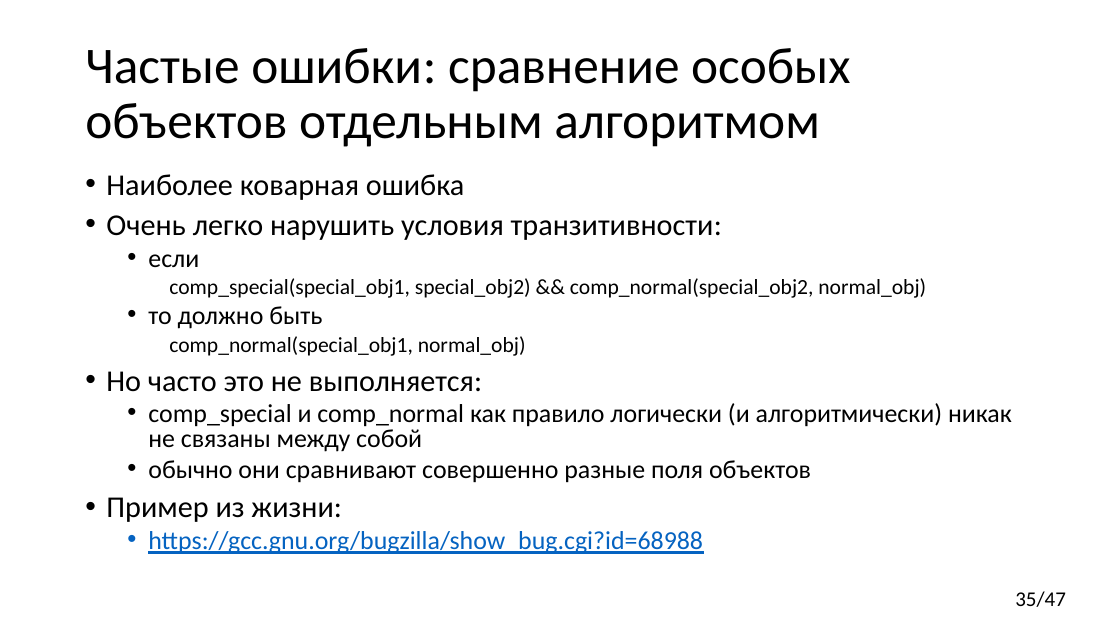
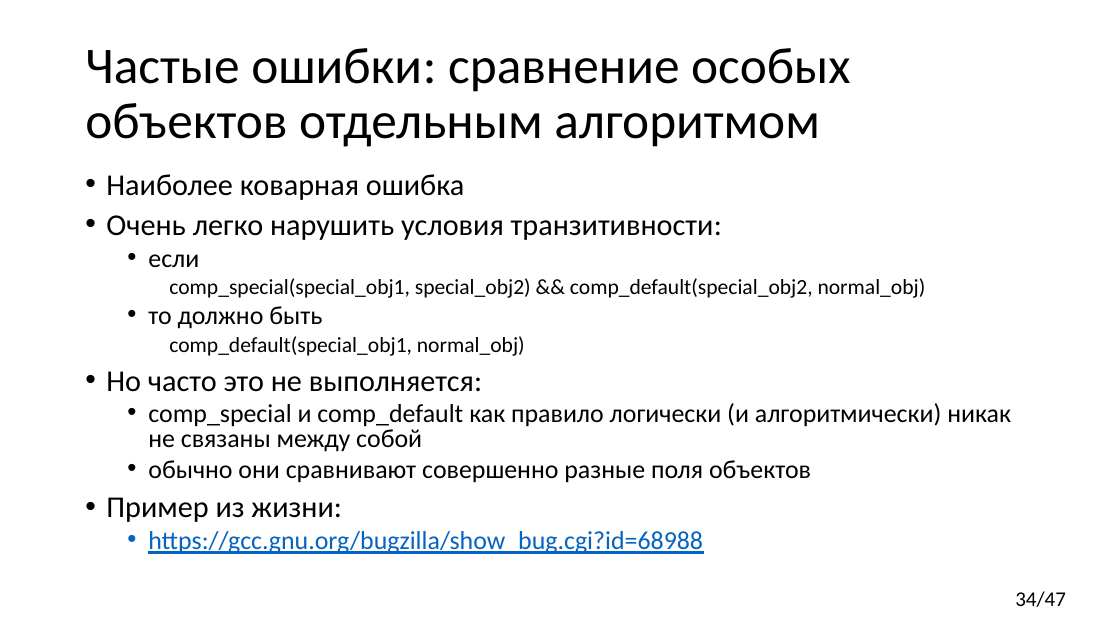
Before and after one commit to yugr/CppRussia, a slide deck: slide 34 of 2023/RU.pptx (slide 35 before the commit). Drawn at 1120x630 pixels with LibreOffice and Linux fonts; fonts in the diff are those of the drawing. Boxes give left, top, right and bottom in pixels: in the first picture for what was removed or moved away, otherwise in the second. Text is boxed around its words. In the diff, an @@ line names an element or a change of style, - is before the commit and + after.

```diff
--- a/2023/RU.pptx
+++ b/2023/RU.pptx
@@ text at <box>169,278,926,298</box>: text changed @@
-    comp_special(special_obj1, special_obj2) && comp_normal(special_obj2, normal_obj)
+    comp_special(special_obj1, special_obj2) && comp_default(special_obj2, normal_obj)
@@ text at <box>169,336,525,356</box>: text changed @@
-    comp_normal(special_obj1, normal_obj)
+    comp_default(special_obj1, normal_obj)
@@ text at <box>148,403,1011,452</box>: text changed @@
-  • comp_special и comp_normal как правило логически (и алгоритмически) никак не связаны между собой
+  • comp_special и comp_default как правило логически (и алгоритмически) никак не связаны между собой
@@ page number at <box>1015,591,1066,607</box>: text changed @@
-35/47
+34/47
```
Also in this commit, not shown: 15 other slides changed, 3 slides added, 2 slides removed.
